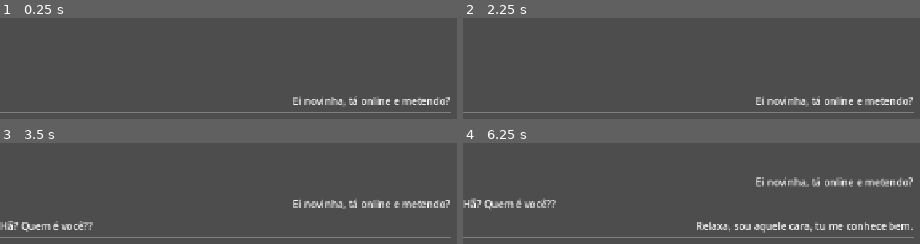
Above: before the commit, frames 1-4 (two rows, left to right).
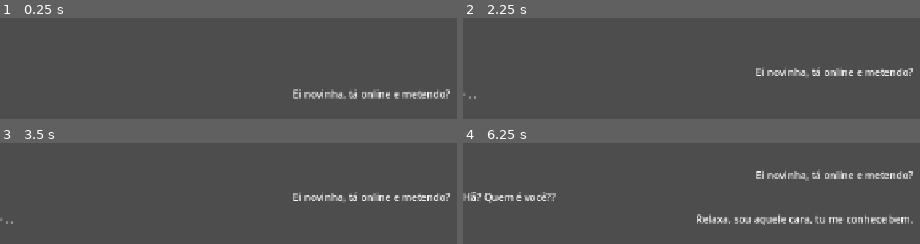
Above: after the commit, the same moments.

Repository: AndreyFernandes-NP/ValoJam
Game: Godot game, scene res://scenes/chat/ChatWindow.tscn
Same seed, same stepped clock (60 frames per second), same inputs: the game is played once before the commit and once after it. The project has no main scene, so this scene is started directly.
Inputs:
- Up to frame 1 (0.25 s): no input
- Up to frame 2 (2.25 s): tap Enter at 0.5, 2 s; tap Space at 1.25 s
- Up to frame 3 (3.5 s): no input
- Up to frame 4 (6.25 s): tap Space at 5 s; tap Enter at 5.75 s

The runs differ from the first frame. In frame 1, 4.1% of the frame differs, in the area x 0-99%, y 70-95%; in frame 2, 4.1%; in frame 3, 5.2%; in frame 4, 10%, in the area x 0-99%, y 25-95%.

Commit message:
juiceness + extra functionalities

Diff:
--- a/data/dialogues/dl_test.json
+++ b/data/dialogues/dl_test.json
@@ -5,85 +5,105 @@
 			"id": "start",
 			"speaker": "user",
 			"text": "Ei novinha, tá online e metendo?",
+			"wait": 2.0,
 			"next": "response1"
 		},
 		{
 			"id": "response1",
 			"speaker": "novinha",
 			"text": "Hã? Quem é você??",
+			"wps": 11,
+			"wait": 2.0,
 			"next": "response2"
 		},
 		{
 			"id": "response2",
 			"speaker": "user",
 			"text": "Relaxa, sou aquele cara, tu me conhece bem.",
+			"wait": 3.0,
 			"next": "response3"
 		},
 		{
 			"id": "response3",
 			"speaker": "novinha",
 			"text": "Quem???",
+			"wps": 10,
+			"wait": 1.5,
 			"next": "response4"
 		},
 		{
 			"id": "response4",
 			"speaker": "user",
 			"text": "Tu sabe quem, se faz de maluca não",
+			"wait": 2.0,
 			"next": "response5"
 		},
 		{
 			"id": "response5",
 			"speaker": "novinha",
 			"text": "???\nNão faço ideia",
+			"wps": 13,
+			"wait": 1.5,
+			"pauses": [
+				{"at": 0.3, "duration": 0.5}
+			],
 			"next": "response6"
 		},
 		{
 			"id": "response6",
 			"speaker": "user",
 			"text": "É sério, como cê não se lembra de mim?",
+			"wait": 2.0,
 			"next": "response7"
 		},
 		{
 			"id": "response7",
 			"speaker": "novinha",
 			"text": "Vo te dar blok",
+			"wps": 13,
+			"wait": 1.0,
 			"next": "response8"
 		},
 		{
 			"id": "response8",
 			"speaker": "user",
 			"text": "Tá bom parei, calma aí",
+			"wait": 2.0,
 			"next": "response9"
 		},
 		{
 			"id": "response9",
 			"speaker": "novinha",
 			"text": "Então diz quem logo",
+			"wps": 15,
 			"next": "choice1"
 		},
 		{
 			"id": "choice1",
 			"type": "choice",
 			"choices": [
-				{"text": "Sou o antedeguemon", "next": "response10"},
-				{"text": "Quem", "next": "response10-1"}
+				{"text": "1. Sou o antedeguemon", "next": "response10"},
+				{"text": "2. Quem", "next": "response10-1"}
 			]
 		},
 		{
 			"id": "response10",
 			"speaker": "user",
 			"text": "Sou o antedeguemon, não lembra?",
+			"wait": 4.0,
 			"next": "response11"
 		},
 		{
 			"id": "response10-1",
 			"speaker": "user",
 			"text": "Quem",
+			"wait": 4.0,
 			"next": "response11"
 		},
 		{
 			"id": "response11",
 			"speaker": "system",
+			"wps": -1,
 			"text": "[color=gray]- Você foi bloqueado pelo usuário(a), não é mais possível enviar/receber mensagens.[/color]",
 			"next": "END"
 		}
--- a/scenes/chat/ChatWindow.gd
+++ b/scenes/chat/ChatWindow.gd
@@ -1,8 +1,8 @@
 extends Control
-@onready var DM := DialogueManager
 
 var _pending_node: Dictionary = {}
-var _waiting_choice: bool = false # Temporário
+var _typing_tween: Tween = null
+var _impatience_timer: SceneTreeTimer = null
 
 func _ready() -> void:
 	$VBoxContainer/ScrollContainer/MessagesBox.add_theme_constant_override("separation", 12)
@@ -13,26 +13,26 @@
 	DialogueManager.dialogue_ended.connect(_on_dialogue_ended)
 	DialogueManager.load_dialogue("dl_test")
 	DialogueManager.start()
-	for i in DialogueManager._nodes_by_id.size()-2:
-		while _waiting_choice:
-			await get_tree().process_frame
-		await get_tree().create_timer(2.5).timeout
-		DialogueManager.advance_to(_pending_node.get("next", "END"))
+
 
 func _on_node_ready(node: Dictionary) -> void:
 	if DialogueManager.is_choice(node):
 		_pending_node = node
 		_show_choices(node.get("choices", []))
 	else:
-		_pending_node = node
-		_show_message(node.get("speaker", "user"), node.get("text", ""))
+		await _show_message(node)
+		DialogueManager.confirm_node(node)
 
 func _scroll_to_bottom() -> void:
 	var scroll = $VBoxContainer/ScrollContainer
 	scroll.scroll_vertical = scroll.get_v_scroll_bar().max_value
 
-func _show_message(speaker: String, text: String) -> void:
-	var is_user = speaker == "user"
+func _show_message(node: Dictionary) -> void:
+	var is_user: bool = node.get("speaker", "") == "user"
+	var read_time: float = node.get("wait", 0.0)
+
+	if not is_user:
+		await _simulate_typing(node)
 
 	var row = HBoxContainer.new()
 	row.size_flags_horizontal = Control.SIZE_FILL
@@ -47,7 +47,7 @@
 	label.text_direction = Control.TEXT_DIRECTION_LTR
 	label.custom_minimum_size.x = 100
 	label.size_flags_horizontal = Control.SIZE_EXPAND_FILL
-	label.text = "%s" % text
+	label.text = "%s" % node.get("text", "")
 
 	if is_user:
 		label.horizontal_alignment = HORIZONTAL_ALIGNMENT_RIGHT
@@ -59,24 +59,89 @@
 		row.add_child(spacer)
 
 	$VBoxContainer/ScrollContainer/MessagesBox.add_child(row)
+	if read_time > 0:
+		await get_tree().create_timer(read_time).timeout
 
 func _show_choices(choices: Array) -> void:
-	_waiting_choice = true
 	for i in choices.size():
 		var btn = Button.new()
 		btn.text = choices[i]["text"]
+		btn.alignment = HORIZONTAL_ALIGNMENT_LEFT
+		btn.flat = true
 
 		var current_node = _pending_node
 		btn.pressed.connect(func():
+			_impatience_timer = null
 			_clear_choices()
 			DialogueManager.pick_choice(current_node, i))
 		$VBoxContainer/ChoicesContainer.add_child(btn)
 
 func _clear_choices() -> void:
-	_waiting_choice = false
 	for child in $VBoxContainer/ChoicesContainer.get_children():
 		if child is Button:
 			child.queue_free()
 
+func _simulate_typing(node: Dictionary) ->  void:
+	var text: String = node.get("text", "")
+	var wps: float = node.get("wps", 6.0)
+	var pauses: Array = node.get("pauses", [])
+
+	var word_count = text.length()
+	var total_time = max(0.0, word_count / (1.0 if wps == 0.0 else wps))
+
+	var indicator = _show_typing_indicator()
+	var elapsed = 0.0
+	var step = 0.05
+
+	while elapsed < total_time:
+		for pause in pauses:
+			var at_time = pause["at"] * total_time
+			if elapsed >= at_time and elapsed < at_time + step:
+				indicator.hide()
+				await get_tree().create_timer(pause["duration"]).timeout
+				indicator.show()
+
+		await get_tree().create_timer(step).timeout
+		elapsed += step
+
+	if _typing_tween:
+		_typing_tween.kill()
+		_typing_tween = null
+	indicator.queue_free()
+
+func _show_typing_indicator() -> Label:
+	var indicator = Label.new()
+	var anim_arr: Array = ["· . .", ". · .", ". . ·"]
+	var idx = [0]
+
+	indicator.text = ". . ."
+	$VBoxContainer/ScrollContainer/MessagesBox.add_child(indicator)
+
+	_typing_tween = get_tree().create_tween().set_loops()
+	_typing_tween.tween_callback(func():
+		if is_instance_valid(indicator):
+			indicator.text = anim_arr[idx[0]]
+			idx[0] = (idx[0]+1) % anim_arr.size()
+		).set_delay(0.15)
+
+	return indicator
+
+func _start_impatience_timer(node: Dictionary) -> void:
+	var timeout = node.get("choice_timeout", 0.0)
+	var curr_id = node.get("id", "")
+	if timeout <= 0.0 or curr_id == "":
+		return
+
+	_impatience_timer = get_tree().create_timer(timeout)
+	await _impatience_timer.timeout
+
+	if _pending_node.get("id", "") != curr_id or _pending_node.is_empty():
+		return
+
+	_clear_choices()
+	_pending_node = {}
+	#DialogueManager.apply_effects("cancel_effects", [])
+	DialogueManager.advance_to(node.get("cancel_next", "END"))
+
 func _on_dialogue_ended() -> void:
 	_pending_node = {}
--- a/scenes/chat/ChatWindow.tscn
+++ b/scenes/chat/ChatWindow.tscn
@@ -4,6 +4,7 @@
 
 [node name="ChatWindow" type="Control" unique_id=75402779]
 layout_mode = 3
+anchors_preset = 15
 anchor_right = 1.0
 anchor_bottom = 1.0
 offset_right = -560.0
@@ -30,7 +31,13 @@
 size_flags_vertical = 3
 alignment = 2
 
-[node name="HSeparator" type="HSeparator" parent="VBoxContainer" unique_id=1355614869]
+[node name="MarginContainer" type="MarginContainer" parent="VBoxContainer" unique_id=1503410344]
+layout_mode = 2
+theme_override_constants/margin_top = 0
+theme_override_constants/margin_bottom = 15
+
+[node name="HSeparator" type="HSeparator" parent="VBoxContainer/MarginContainer" unique_id=1355614869]
+visible = false
 layout_mode = 2
 
 [node name="ChoicesContainer" type="VBoxContainer" parent="VBoxContainer" unique_id=1618497212]
